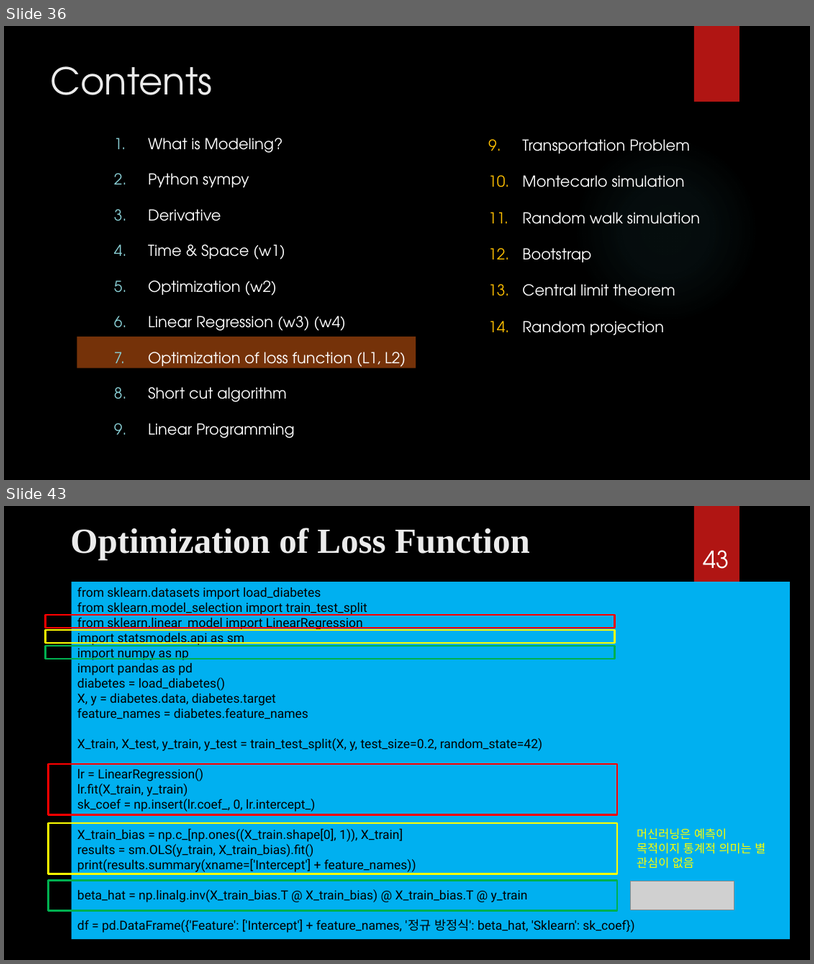
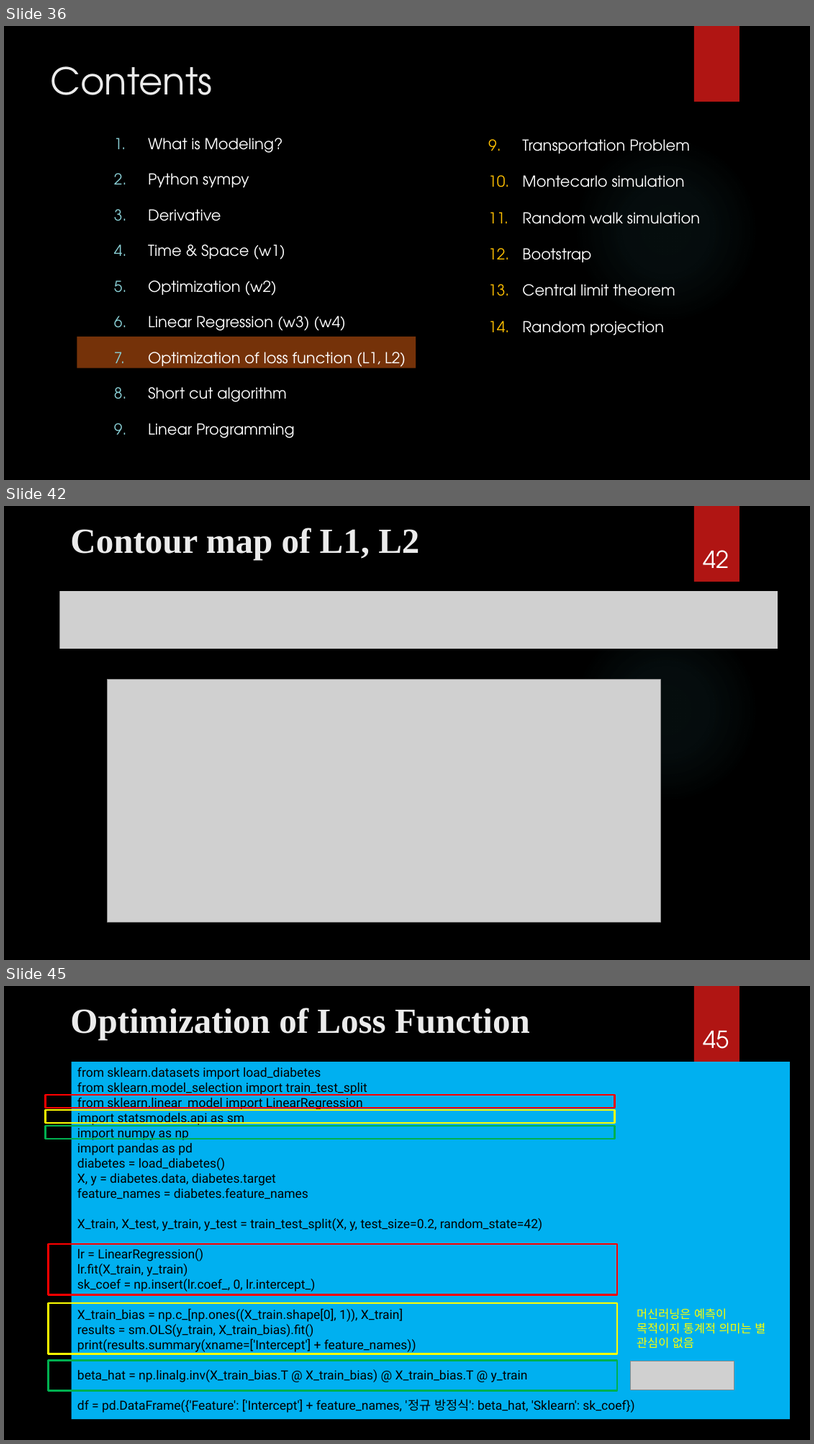
Before and after one commit to ancestor9/mathematics-for-machine-learning, a slide deck: Calculus/Modeling_Simulation_1.pptx. Shown one above the other, each under a label of ours: slides 36 and 43 before the commit, slides 36, 42 and 45 after it; the slides between them are not shown. The pictures are 814x964 and 814x1444 pixels, drawn with LibreOffice and Linux fonts; fonts in the diff are those of the drawing; grey boxes stand for pictures; background and template pictures are left out. Boxes give left, top, right and bottom in pixels: in the first picture for what was removed or moved away, otherwise in the second. Text is boxed around its words. In the diff, an @@ line names an element or a change of style, - is before the commit and + after.

```diff
--- a/Calculus/Modeling_Simulation_1.pptx
+++ b/Calculus/Modeling_Simulation_1.pptx
@@ slide 42 added at bbox=[4, 506, 810, 960], background picture (left out); not listed: 2 template elements that a slide beside it also shows @@
@@ title added at bbox=[70, 528, 419, 560], 42 pt, text #EBEBEB, bold @@
+Contour map of L1, L2
@@ page number added at bbox=[703, 550, 729, 568], 28 pt, text #FFFFFF @@
+42
@@ picture added at bbox=[59, 591, 778, 649] @@
@@ picture added at bbox=[108, 680, 661, 922] @@
@@ what was slide 43 is now slide 45 @@
@@ page number at bbox=[703, 1031, 729, 1049]: text changed @@
-43
+45
```
Also in this commit, not shown: 8 slides changed, 1 other slide added.
